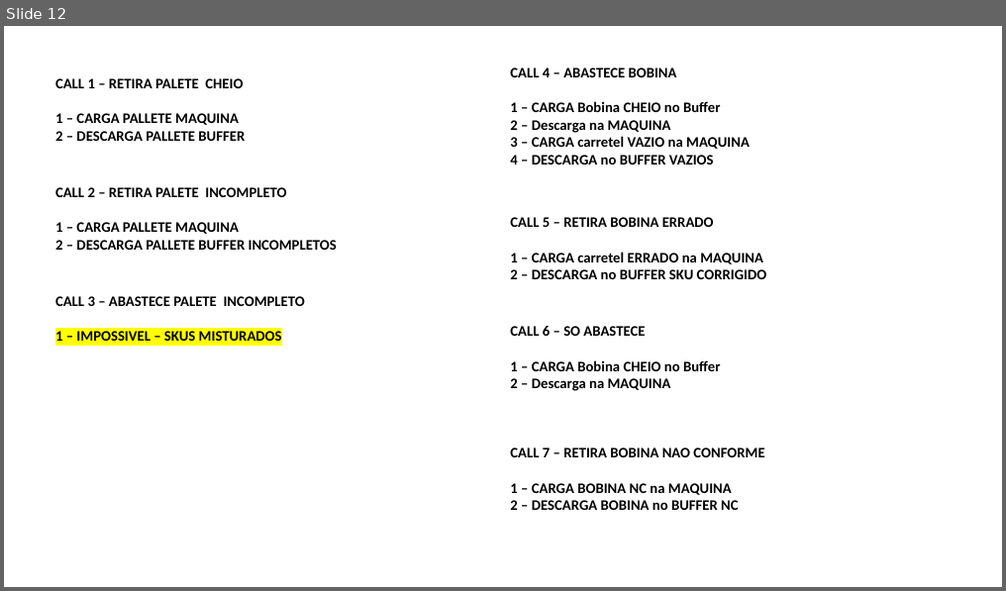
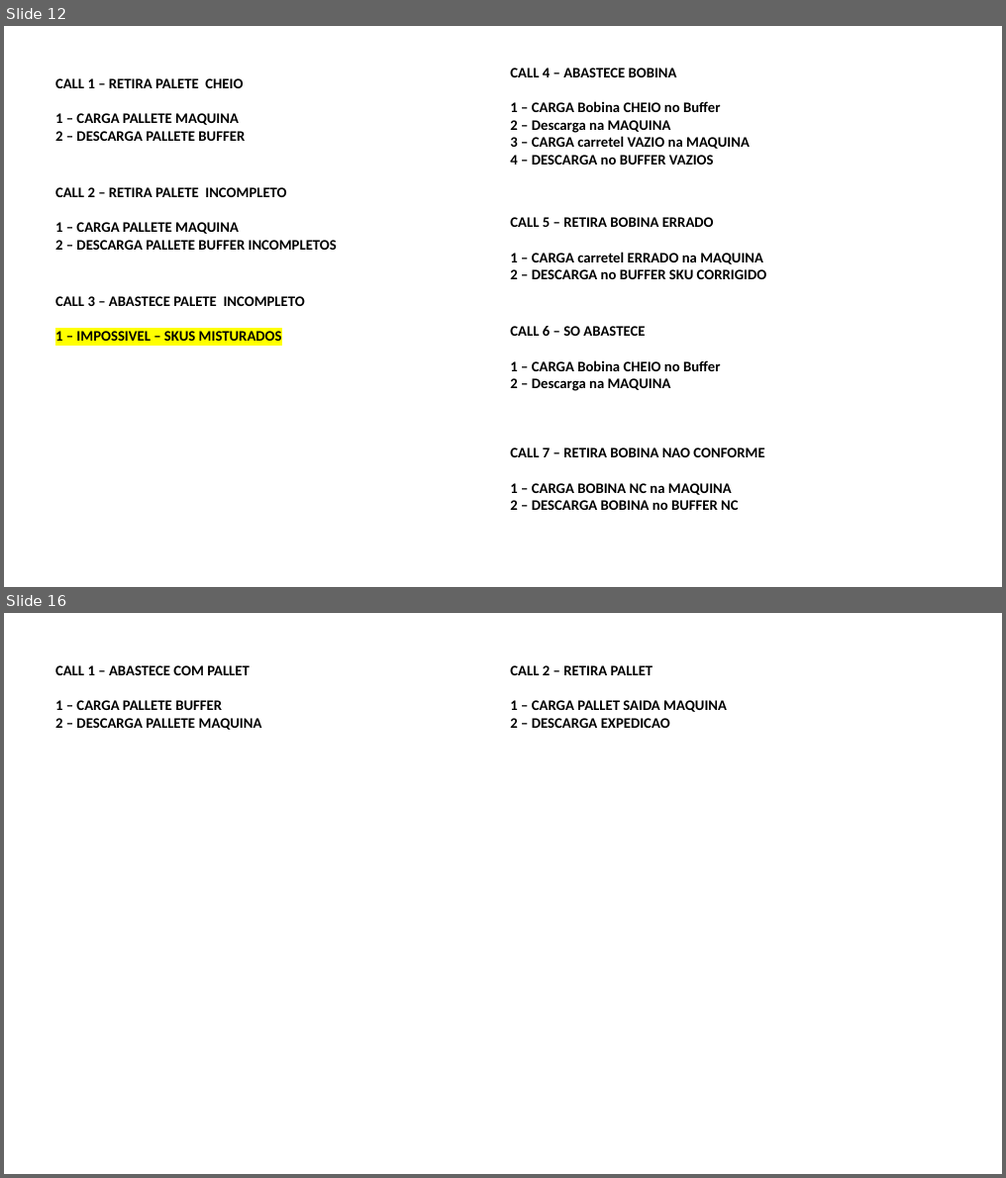
Before and after one commit to fdmartins/tunkers-warehouse-manager, a slide deck: docs/PROCESSO DETALHADO FABIO.pptx. Shown one above the other, each under a label of ours: slide 12 before the commit, slides 12 and 16 after it; the slides between them are not shown. The pictures are 1006x591 and 1006x1178 pixels, drawn with LibreOffice and Linux fonts; fonts in the diff are those of the drawing. Boxes give left, top, right and bottom in pixels: in the first picture for what was removed or moved away, otherwise in the second. Text is boxed around its words. In the diff, an @@ line names an element or a change of style, - is before the commit and + after.

```diff
--- a/docs/PROCESSO DETALHADO FABIO.pptx
+++ b/docs/PROCESSO DETALHADO FABIO.pptx
@@ slide 16 added at (4, 613, 1002, 1174), background #FFFFFF @@
@@ text added at (55, 665, 262, 730), 14 pt, text #000000, bold @@
+CALL 1 – ABASTECE COM PALLET
+1 – CARGA PALLETE BUFFER
+2 – DESCARGA PALLETE MAQUINA
@@ text added at (510, 665, 727, 728), 14 pt, text #000000, bold @@
+CALL 2 – RETIRA PALLET
+1 – CARGA PALLET SAIDA MAQUINA
+2 – DESCARGA EXPEDICAO
```
Also in this commit, not shown: 5 slides changed, 3 other slides added, 4 slides removed, 9 other files.
